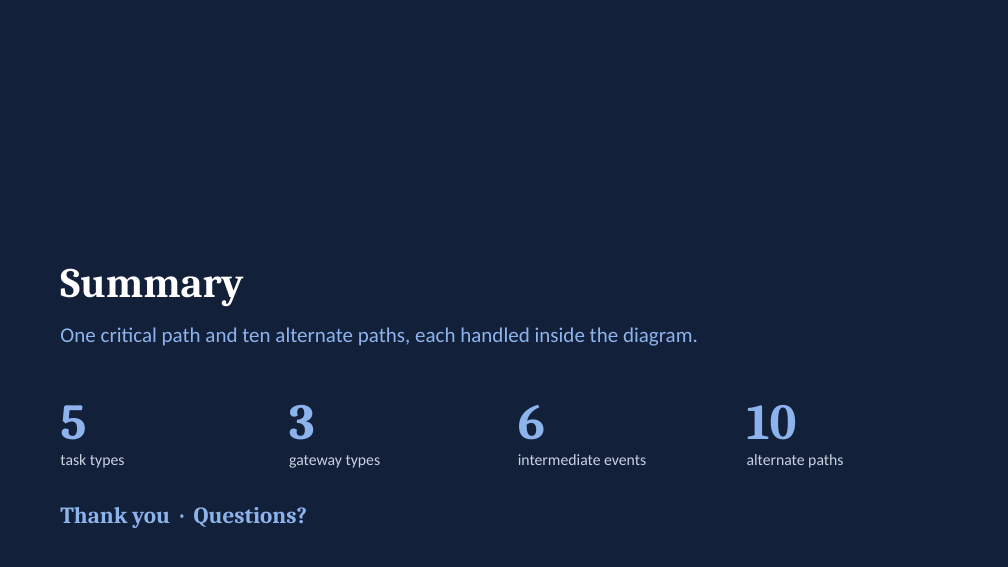
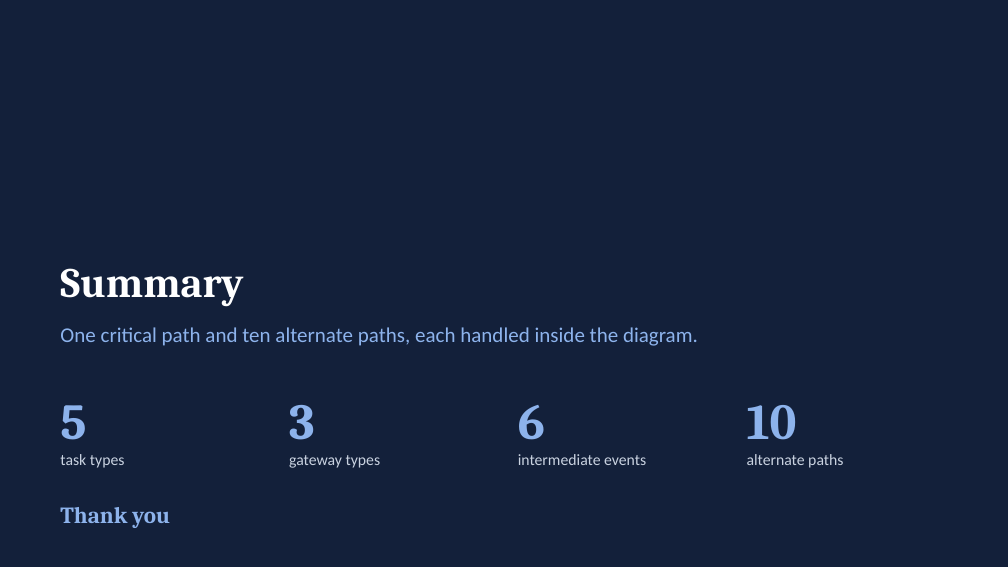
Before and after one commit to NoThisIsVIN/WFA_Assignment, a slide deck: slide 9 of Assignment3_Loan/Loan_Presentation.pptx (slide 8 before the commit). Drawn at 1008x567 pixels with LibreOffice and Linux fonts; fonts in the diff are those of the drawing. Boxes give left, top, right and bottom in pixels: in the first picture for what was removed or moved away, otherwise in the second. Text is boxed around its words. In the diff, an @@ line names an element or a change of style, - is before the commit and + after.

```diff
--- a/Assignment3_Loan/Loan_Presentation.pptx
+++ b/Assignment3_Loan/Loan_Presentation.pptx
@@ text at (60, 507, 170, 528): text changed @@
-Thank you · Questions?
+Thank you
```
Also in this commit, not shown: 1 slide added, 11 other files.
